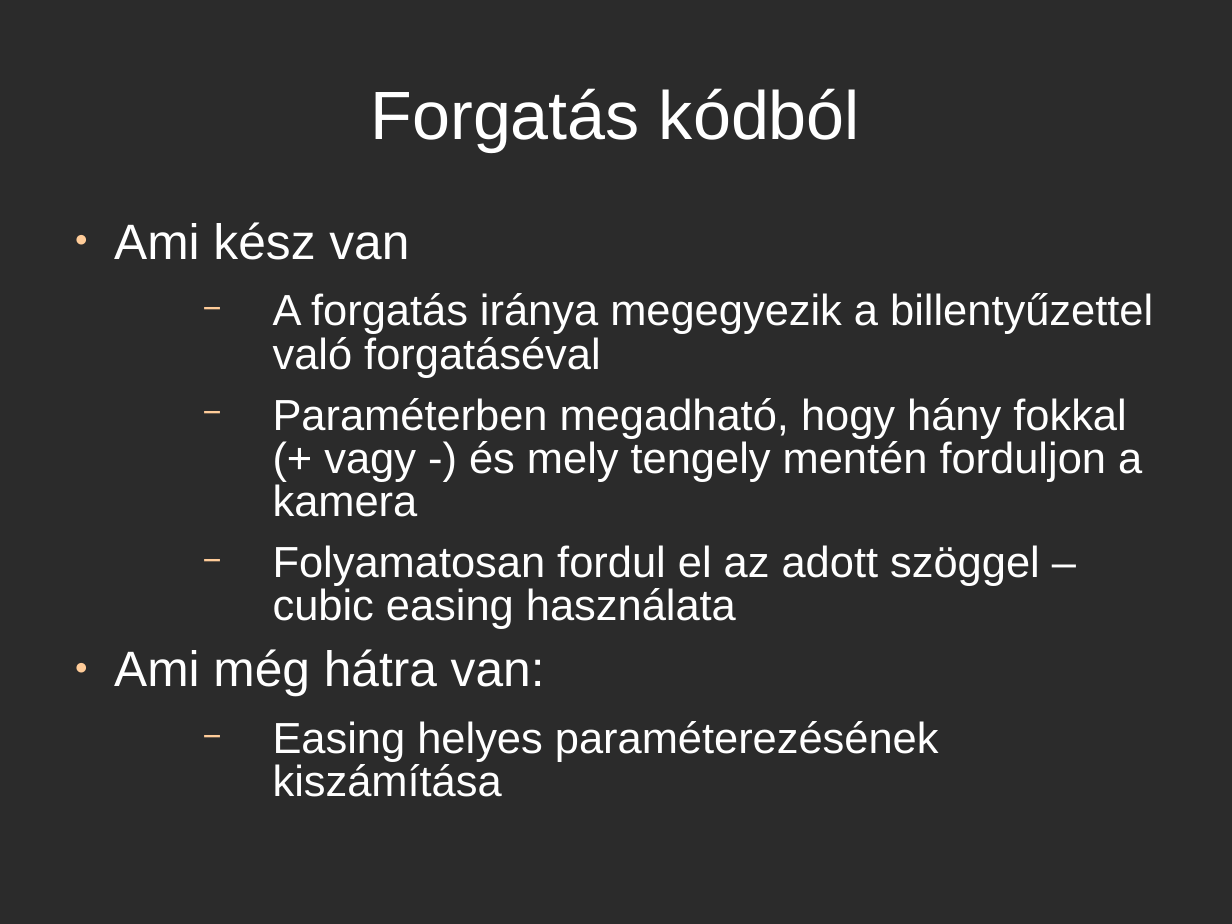
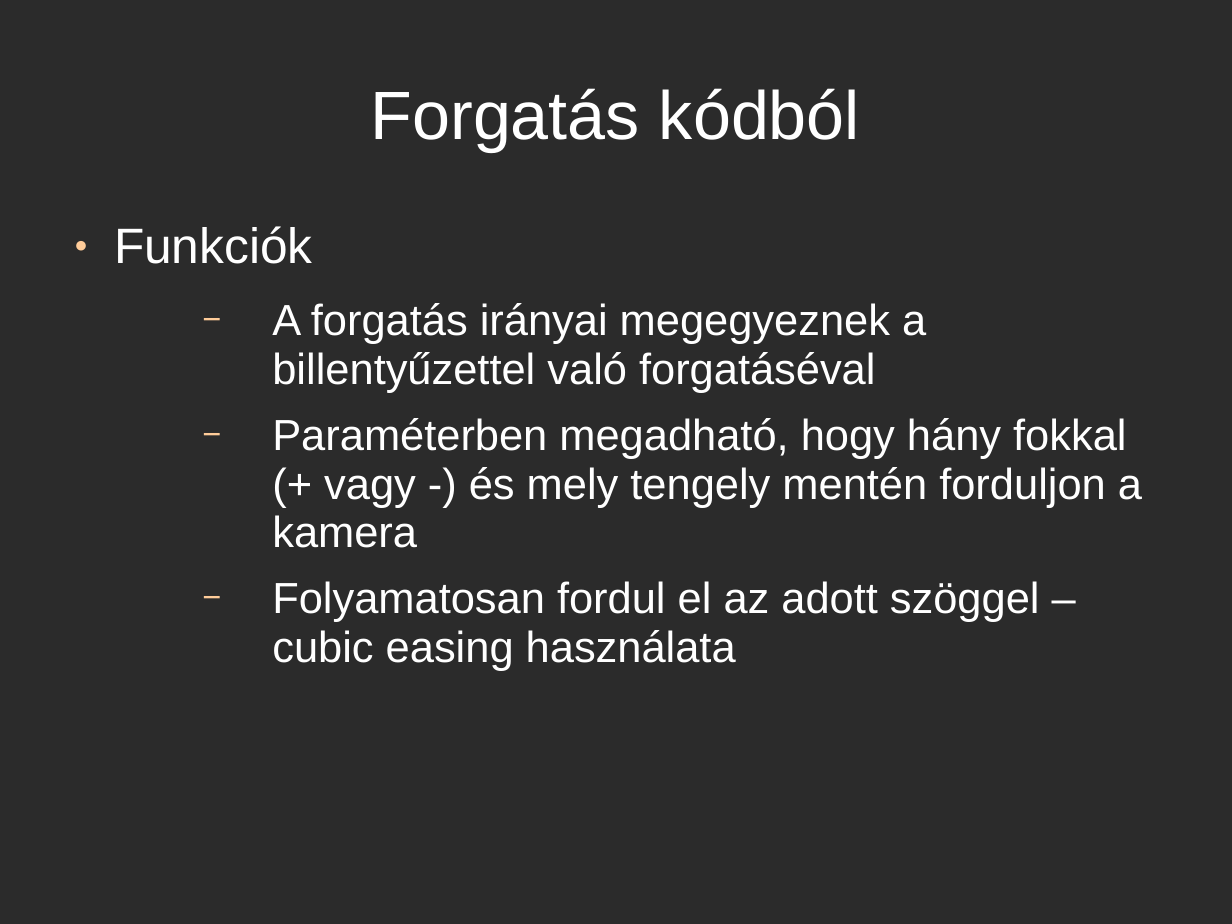
Before and after one commit to csko/Pool, a slide deck: slide 6 of Milestone 1/doc/borde_sandor_m1.ppt (slide 5 before the commit). Drawn at 1232x924 pixels with LibreOffice and Linux fonts; fonts in the diff are those of the drawing; background and template pictures are left out; a plain dark background stands for a picture behind light text. Boxes give left, top, right and bottom in pixels: in the first picture for what was removed or moved away, otherwise in the second. Text is boxed around its words. In the diff, an @@ line names an element or a change of style, - is before the commit and + after.

```diff
--- a/Milestone 1/doc/borde_sandor_m1.ppt
+++ b/Milestone 1/doc/borde_sandor_m1.ppt
@@ text at (x1=114, y1=226, x2=926, y2=393): text changed @@
-● Ami kész van
-  − A forgatás iránya megegyezik a billentyűzettel való forgatáséval
+● Funkciók
+  − A forgatás irányai megegyeznek a billentyűzettel való forgatáséval
@@ text at (x1=272, y1=418, x2=1142, y2=671): line spacing 0.83 to 0.93 @@
@@ text at (x1=114, y1=649, x2=939, y2=797): paragraphs removed @@
-● Ami még hátra van:
-  − Easing helyes paraméterezésének kiszámítása
```
Also in this commit, not shown: 3 other slides changed, 5 slides added, 1 slide removed, 6 other files.
